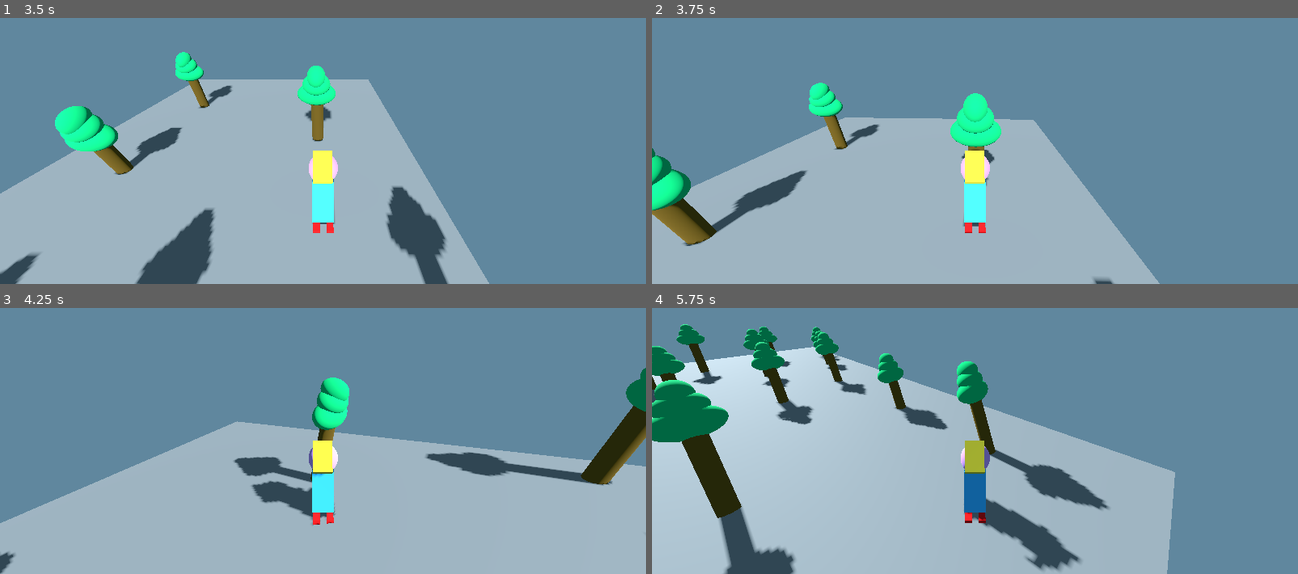
Above: before the commit, frames 1-4 (two rows, left to right).
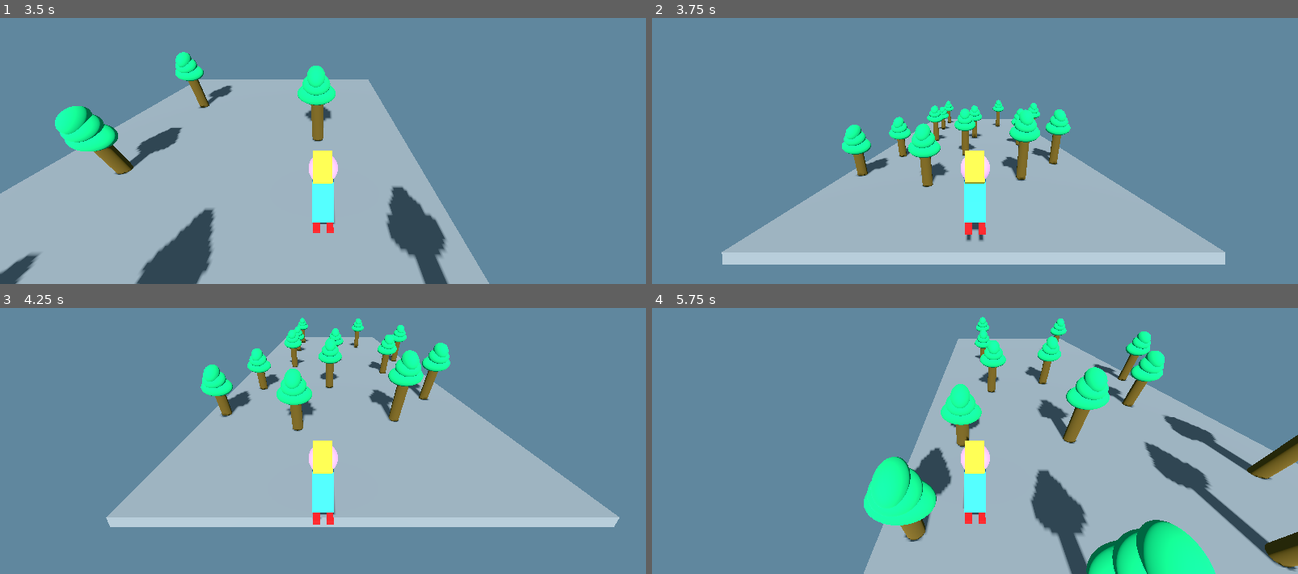
Above: after the commit, the same moments.

Repository: badorius/godot_zenva
Game: Godot game, scene res://Collision/Collision.tscn
The game is run twice, just before and just after one commit, with the same random seed, the same clock (stepped at 60 frames per second) and the same inputs. This scene is started directly instead of the project's main scene.
Inputs (mouse positions are in pixels of both pictures, inside the frame that each line leads up to):
- Up to frame 1 (3.5 s): move the mouse to (465, 84) at 0.52 s; hold Right 0.53-1.28 s; click (465, 84) at 0.67 s; move the mouse to (193, 121) at 1.27 s; hold Left 1.28-2.03 s; move the mouse to (387, 23) at 2.02 s; hold Right from 2.03 s (still down); move the mouse to (290, 174) at 2.77 s; click (290, 174) at 2.92 s
- Up to frame 2 (3.75 s): move the mouse to (1168, 156) at 3.52 s; release Right at 3.53 s; hold Left from 3.53 s (still down)
- Up to frame 3 (4.25 s): keep holding Left
- Up to frame 4 (5.75 s): keep holding Left; move the mouse to (781, 337) at 4.27 s; move the mouse to (1007, 393) at 5.02 s; click (1007, 393) at 5.17 s

Frame 1 is identical in both runs. In frame 2, 27% of the frame differs, in the area x 0-89%, y 24-100%; in frame 3, 42%; in frame 4, 64%, in the area x 0-100%, y 3-100%.

Commit message:
Add trees

Diff:
--- a/GodotMiniProjects/Collision/Collision.tscn
+++ b/GodotMiniProjects/Collision/Collision.tscn
@@ -55,6 +55,8 @@
 [node name="Player" type="RigidBody3D" parent="."]
 transform = Transform3D(1, 0, 0, 0, 1, 0, 0, 0, 1, 0.0387971, 6.39235, 13.4678)
 physics_material_override = SubResource("PhysicsMaterial_d3ic1")
+max_contacts_reported = 3
+contact_monitor = true
 script = ExtResource("1_o1mdr")
 
 [node name="body" type="MeshInstance3D" parent="Player"]
@@ -133,3 +135,5 @@
 
 [node name="Tree13" parent="." instance=ExtResource("2_byklw")]
 transform = Transform3D(1, 0, 0, 0, 1, 0, 0, 0, 1, 2.08251, 3.75062, 9.387)
+
+[connection signal="body_entered" from="Player" to="Player" method="_on_body_entered"]
--- a/GodotMiniProjects/Collision/PlayerMovement.gd
+++ b/GodotMiniProjects/Collision/PlayerMovement.gd
@@ -10,3 +10,10 @@
 
 	if Input.is_key_pressed(KEY_RIGHT):
 		linear_velocity.x = +move_speed
+
+
+
+
+func _on_body_entered(body):
+	if body.is_in_group("Tree"):
+		get_tree().reload_current_scene()# Replace with function body.
--- a/GodotMiniProjects/Collision/Tree.tscn
+++ b/GodotMiniProjects/Collision/Tree.tscn
@@ -12,7 +12,7 @@
 
 [sub_resource type="CylinderShape3D" id="CylinderShape3D_lpyn7"]
 
-[node name="Tree" type="StaticBody3D"]
+[node name="Tree" type="StaticBody3D" groups=["Tree"]]
 
 [node name="MeshInstance3D" type="MeshInstance3D" parent="."]
 transform = Transform3D(0.420309, 0, 0, 0, 0.976929, 0, 0, 0, 0.41233, 0.00410521, 0.866122, 0)
